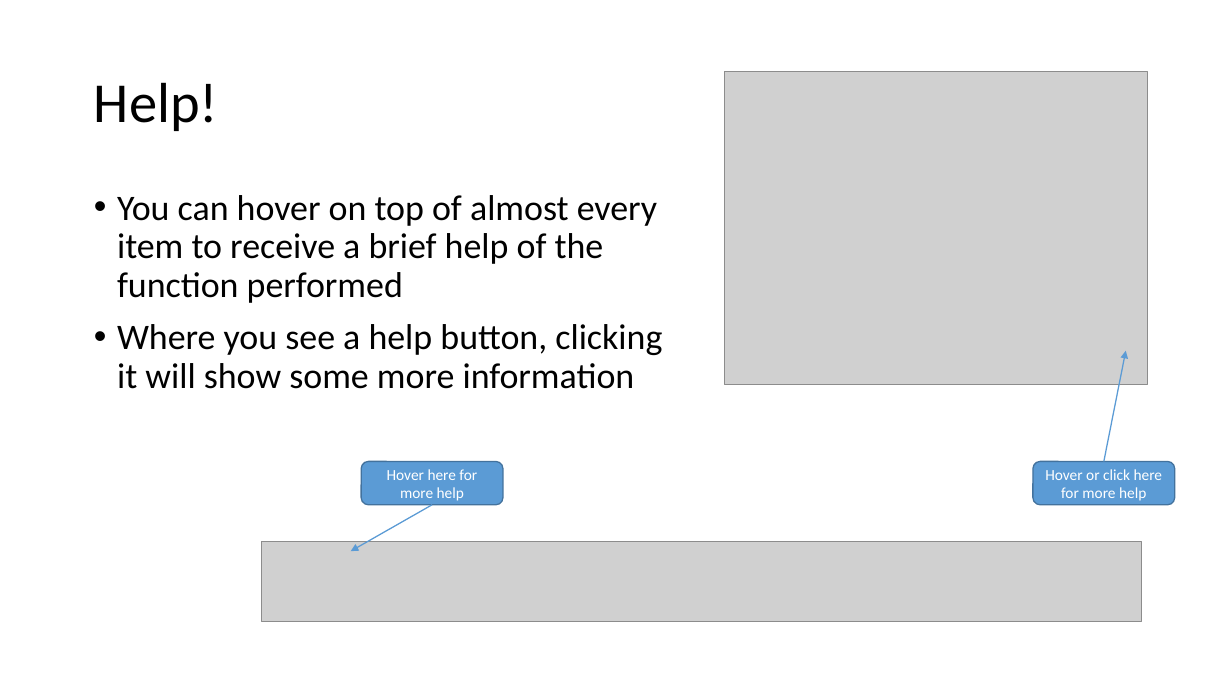
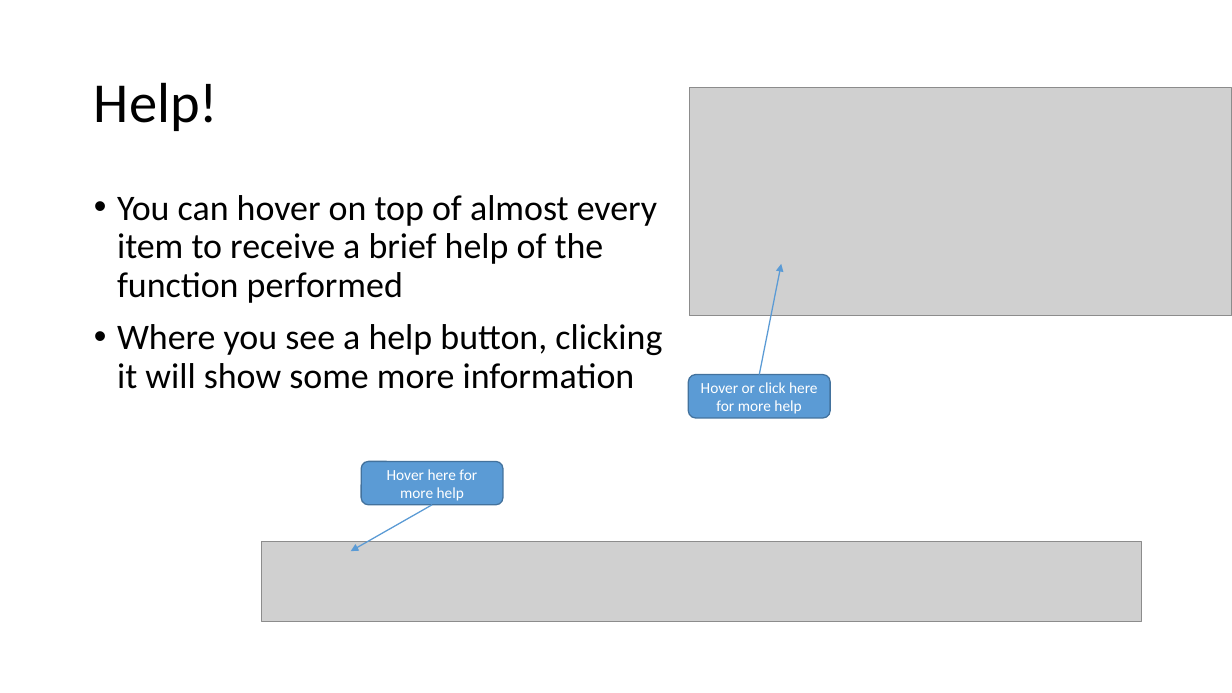
Before and after one commit to HicServices/RDMP, a slide deck: slide 5 of Documentation/Training/MainUI.pptx. Drawn at 1232x693 pixels with LibreOffice and Linux fonts; fonts in the diff are those of the drawing; grey boxes stand for pictures. Boxes give left, top, right and bottom in pixels: in the first picture for what was removed or moved away, otherwise in the second. Text is boxed around its words. In the diff, an @@ line names an element or a change of style, - is before the commit and + after.

```diff
--- a/Documentation/Training/MainUI.pptx
+++ b/Documentation/Training/MainUI.pptx
@@ picture: place and size @@
-picture at box(725, 71, 1148, 384)
+picture at box(689, 87, 1232, 316)
@@ arrow moved from (1104, 461) - (1126, 351) to (760, 374) - (781, 264) @@
@@ rounded rectangle "Hover or click here for ...": place and size @@
-rounded rectangle "Hover or click here for ..." at box(1033, 461, 1175, 505)
+rounded rectangle "Hover or click here for ..." at box(689, 374, 830, 418)
```
Also in this commit, not shown: 1 other slide changed.
